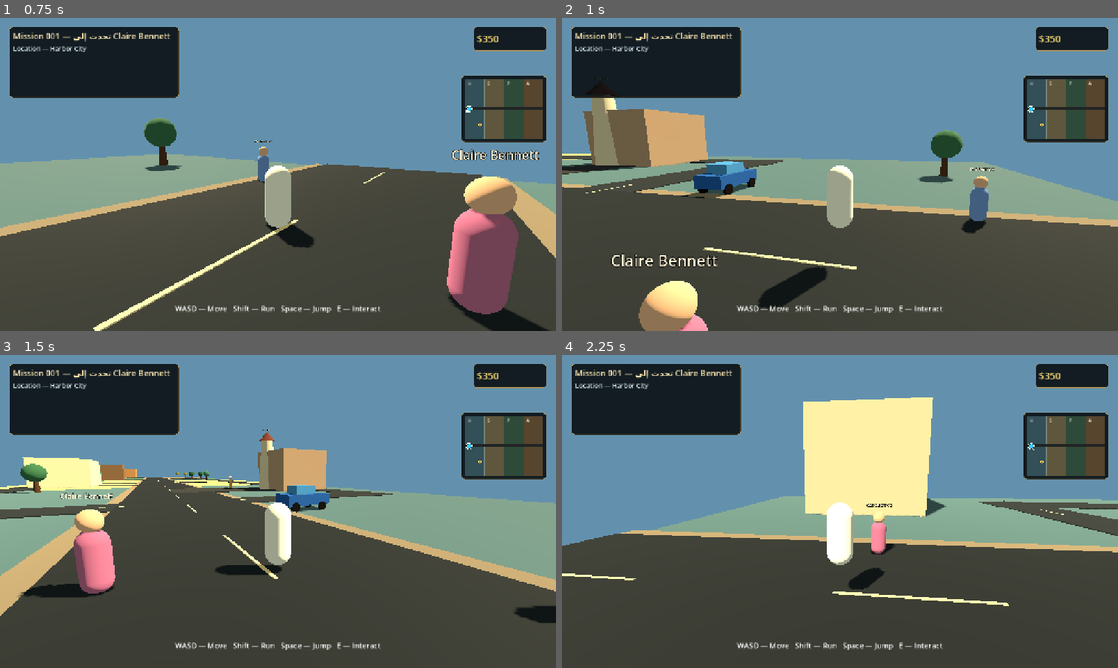
Above: before the commit, frames 1-4 (two rows, left to right).
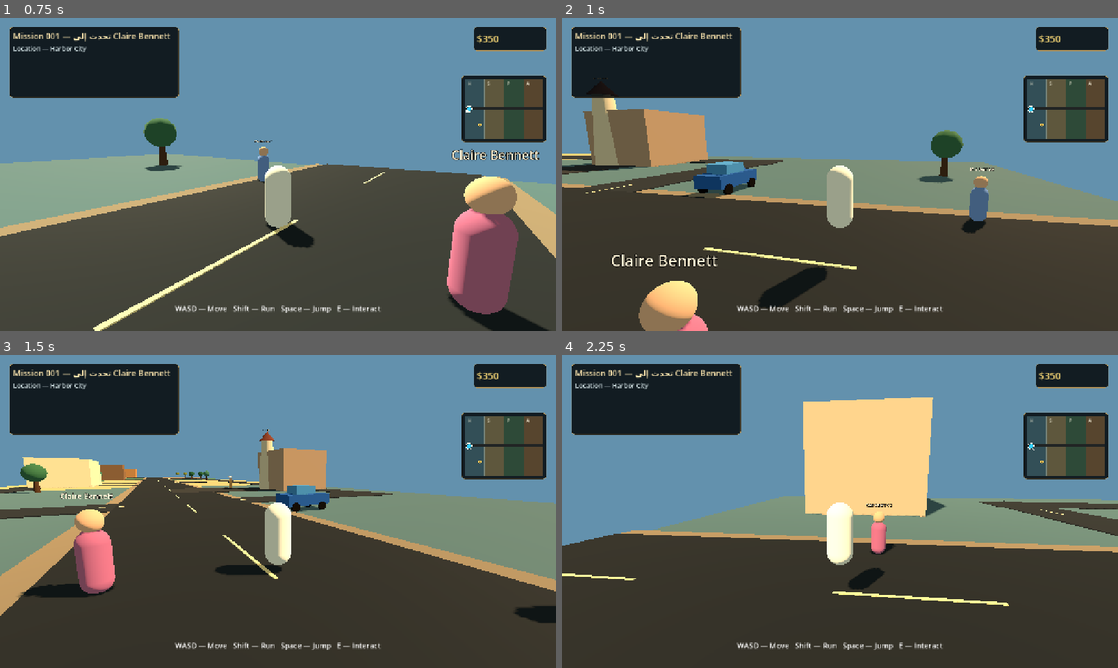
Above: after the commit, the same moments.

Repository: dzdfast-art/GTA-GHIBLI
Game: Godot game, scene res://scenes/main.tscn
Same seed, same stepped clock (60 frames per second), same inputs: the game is played once before the commit and once after it.
Inputs (mouse positions are in pixels of both pictures, inside the frame that each line leads up to):
- Up to frame 1 (0.75 s): tap Enter at 0.5 s; move the mouse to (400, 158) at 0.52 s; hold D (move_right) from 0.53 s (still down); hold E (interact) from 0.53 s (still down); click (400, 158) at 0.67 s
- Up to frame 2 (1 s): keep holding D (move_right); keep holding E (interact); tap Space (jump) at 0.77 s
- Up to frame 3 (1.5 s): release D (move_right) at 1.25 s; release E (interact) at 1.25 s; drag from (166, 527) to (250, 574) at 1.27 s
- Up to frame 4 (2.25 s): tap Space (jump) at 2 s; move the mouse to (895, 442) at 2.02 s; hold D (move_right) from 2.03 s (still down); hold E (interact) from 2.03 s (still down)

Frame 1 is identical in both runs. In frame 2, 3.2% of the frame differs, in the area x 0-100%, y 25-100%; in frame 3, 5.8%; in frame 4, 16%, in the area x 0-100%, y 13-81%.
Error before the commit: Parse Error: Cannot infer the type of "target" variable because the value doesn't have a set type. (res://scripts/vehicles/vehicle_route_follower.gd:27)

Commit message:
Give vehicle route target an explicit Vector3 type

Diff:
--- a/web-edition/scripts/vehicles/vehicle_route_follower.gd
+++ b/web-edition/scripts/vehicles/vehicle_route_follower.gd
@@ -24,7 +24,9 @@
 		return {"valid": false, "status": "unreachable", "reroute_required": false, "arrived": false, "target_position": vehicle_position, "progress": progress}
 	var off_route := bool(progress_model.call("is_off_route", progress, off_route_threshold))
 	var path: Array = route.get("path", [])
-	var target := path[path.size() - 1] if not path.is_empty() else vehicle_position
+	var target: Vector3 = vehicle_position
+	if not path.is_empty():
+		target = path[path.size() - 1]
 	if not path.is_empty():
 		var nearest_index := int(progress.get("nearest_segment", 0))
 		var target_index := mini(nearest_index + 1, path.size() - 1)
